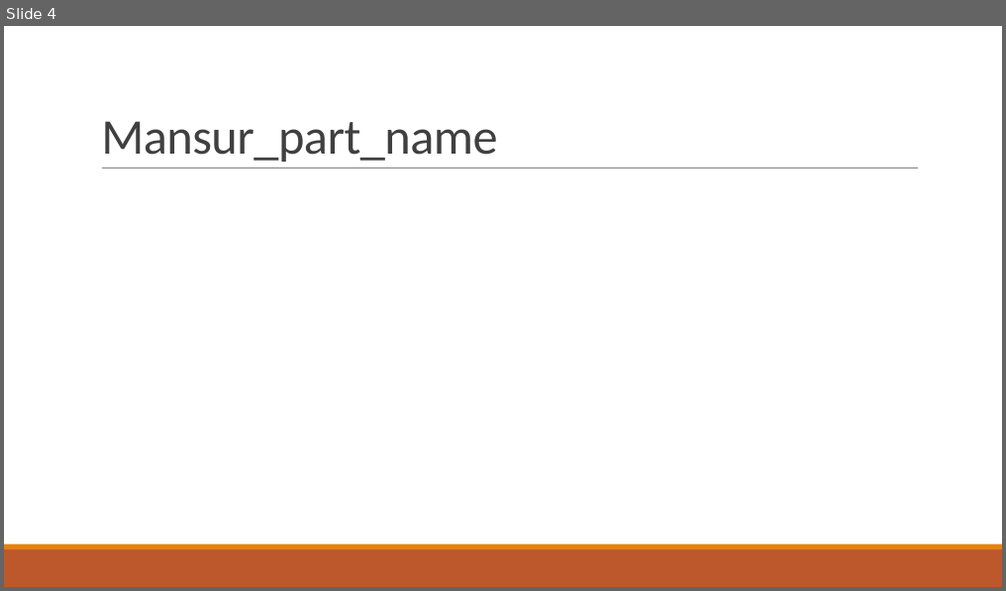
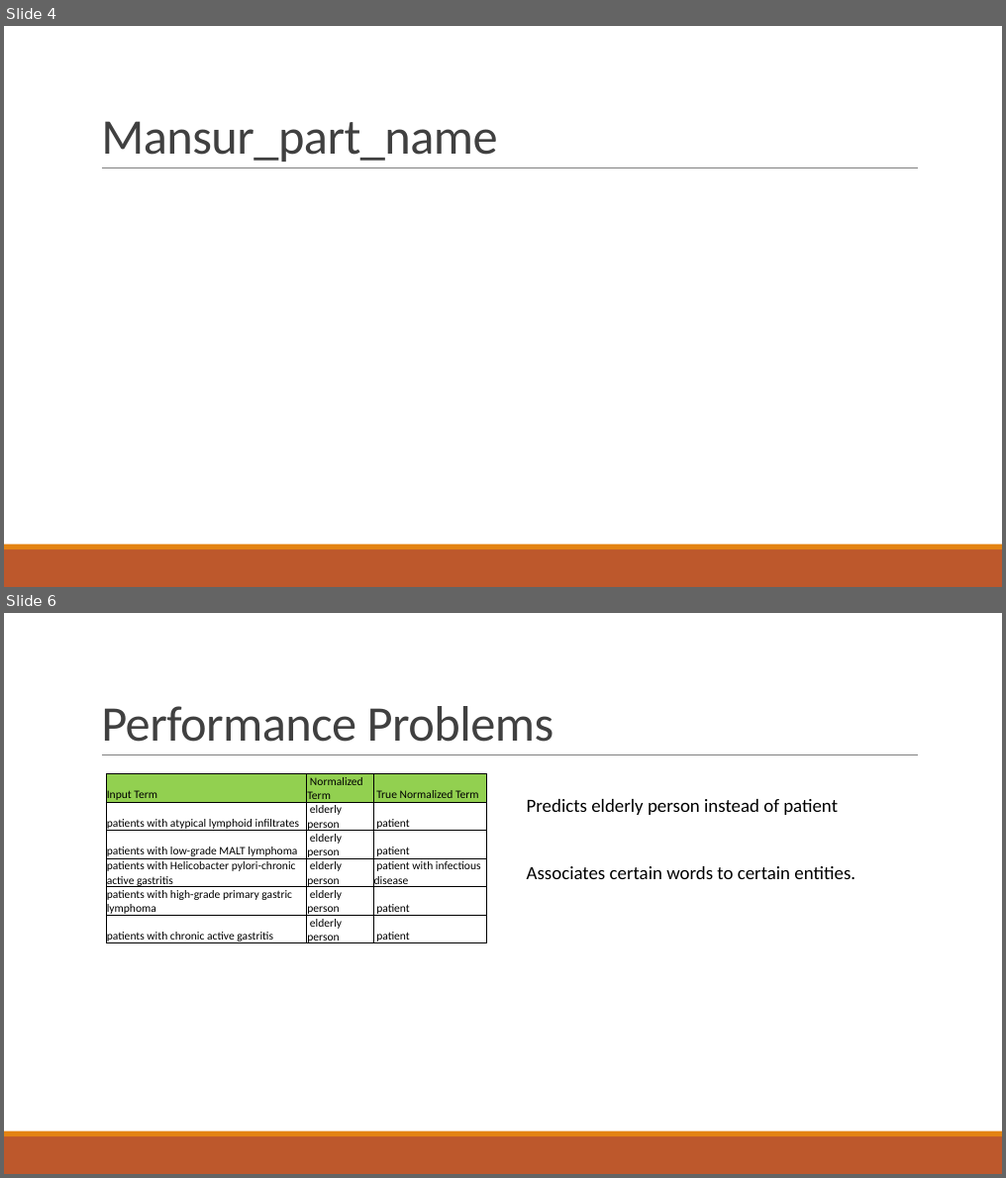
Before and after one commit to abdullahyldz/Cmpe493TermProject, a slide deck: Slides/Abdullah Yıldız.pptx. Shown one above the other, each under a label of ours: slide 4 before the commit, slides 4 and 6 after it; the slides between them are not shown. The pictures are 1006x591 and 1006x1178 pixels, drawn with LibreOffice and Linux fonts; fonts in the diff are those of the drawing. Boxes give left, top, right and bottom in pixels: in the first picture for what was removed or moved away, otherwise in the second. Text is boxed around its words. In the diff, an @@ line names an element or a change of style, - is before the commit and + after.

```diff
--- a/Slides/Abdullah Yıldız.pptx
+++ b/Slides/Abdullah Yıldız.pptx
@@ slide 6 added at (x1=4, y1=613, x2=1002, y2=1174), background #FFFFFF; not listed: 3 template elements that a slide beside it also shows @@
@@ title added at (x1=101, y1=706, x2=554, y2=742), 48 pt, text #404040 @@
+Performance Problems
@@ table added at (x1=106, y1=774, x2=487, y2=948), 6 rows, 3 columns @@
+Input Term | Normalized Term | True Normalized Term
+patients with atypical lymphoid infiltrates | elderly person | patient
+patients with low-grade MALT lymphoma | elderly person | patient
+patients with Helicobacter pylori-chronic active gastritis | elderly person | patient with infectious disease
+patients with high-grade primary gastric lymphoma | elderly person | patient
+patients with chronic active gastritis | elderly person | patient
@@ text added at (x1=527, y1=799, x2=855, y2=879), 18 pt, text #000000 @@
+Predicts elderly person instead of patient
+Associates certain words to certain entities.
```
Also in this commit, not shown: 9 other slides added, 2 slides removed.
